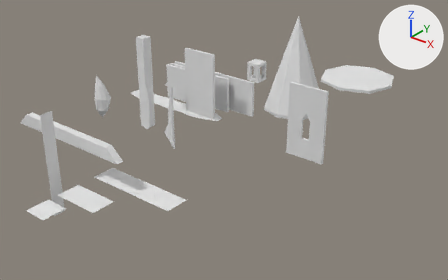
An edit to the Blender file Assets/Scenes/Blender_Walls.blend, drawn before and after from the same camera.
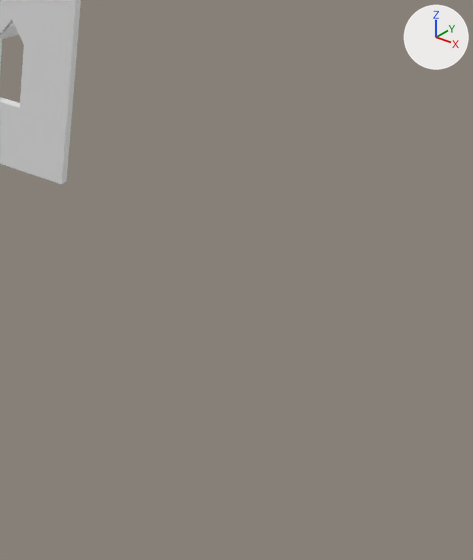
Each version is shown whole from a camera (50 mm lens) standing at (34.72, -36.0, 19.19) and looking at (6.12, -0.25, -2.97), then close up on the part from 68% to 100% of the width and 39% to 100% of the height. The lights are fixed; the arrows at upper right show +X, +Y and +Z.

In view in the first close-up: 'WallVerticalWindowed01'.
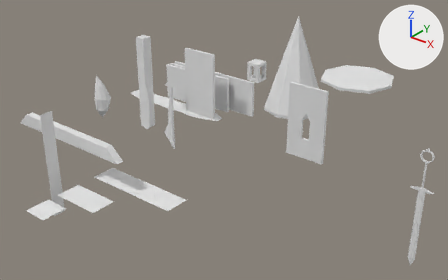
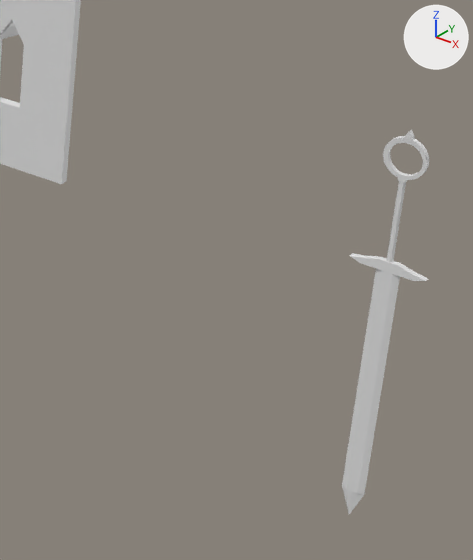
Pixel boxes (x1, y1, x2, y2) of what changed, in the close-ups (473 x 560 px):
'SwordBlade', added: after (342, 269, 400, 514)
'SwordHandleDecoration', added: after (383, 130, 429, 184)
'SwordHilt', added: after (350, 253, 428, 281)
'SwordHandle', added: after (386, 182, 406, 263)

The edits, one by one:
Mesh me_cube_033 is new.
It has 26 vertices, 24 faces and spans x -0.07..0.07, y -0.04..0.04, z -0.51..1.61.
Mesh me_cube_031 is new.
It has 26 vertices, 24 faces and spans x -0.23..0.23, y -0.05..0.05, z -3.31..2.23.
Mesh me_cube_032 is new.
It has 57 vertices, 56 faces and spans x -0.723..0.723, y -0.056..0.056, z -0.101..0.108.
Mesh me_cylinder is new.
It has 172 vertices, 172 faces and spans x -0.402..0.402, y -0.054..0.051, z -0.501..0.543.
Object 'SwordHandle' (ob_swordhandle) is new; it shows me_cube_033.
Its location is (23.97, -3.8, 0.78).
Object 'SwordBlade' (ob_swordblade) is new; it shows me_cube_031.
Its location is (23.97, -3.8, -1.77).
Object 'SwordHilt' (ob_swordhilt) is new; it shows me_cube_032.
Its location is (23.97, -3.8, 0.5).
Object 'SwordHandleDecoration' (ob_swordhandledecoration) is new; it shows me_cylinder.
Its location is (23.97, -3.8, 2.72).
